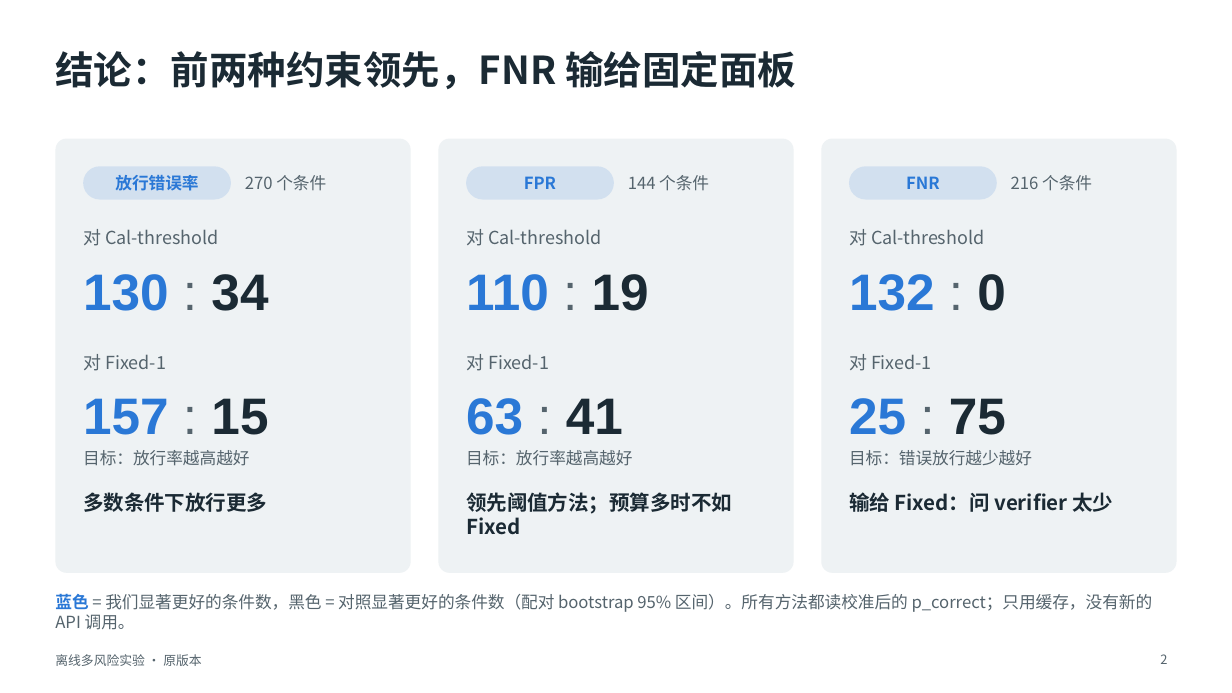
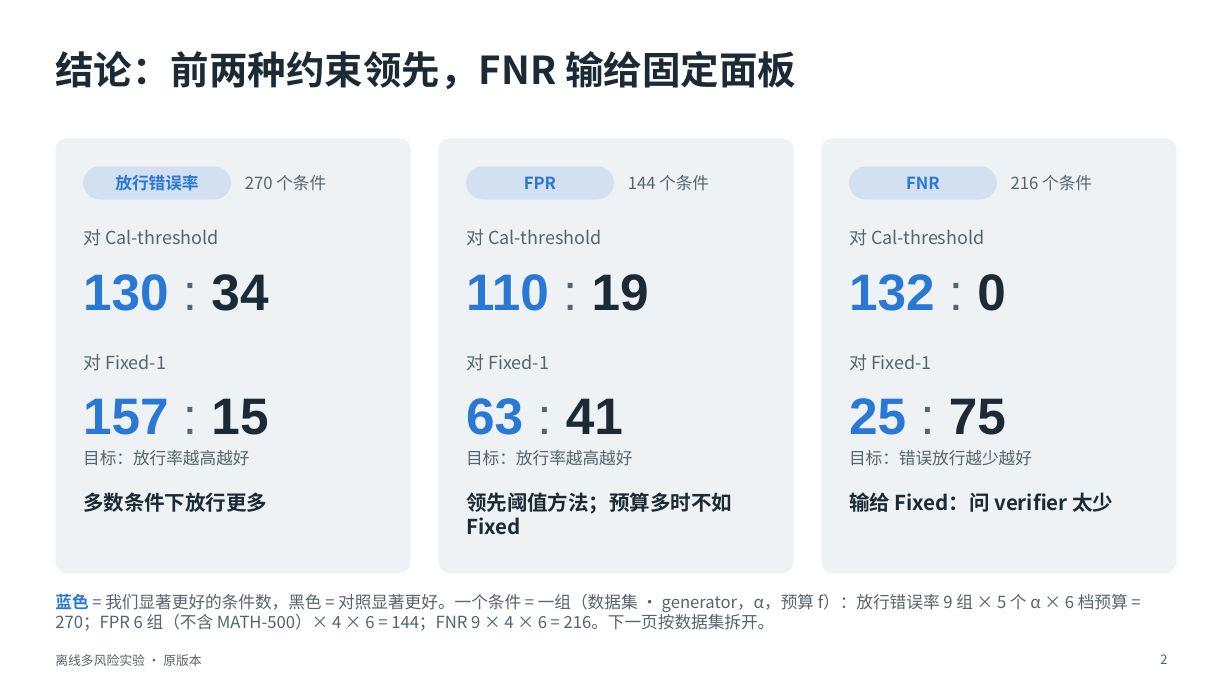
Before and after one commit to toz015/verification_generation_experiment, a slide deck: slide 2 of reports/offline_multirisk_20261116_calibrated/deck/离线多风险实验_原版本.pptx. Drawn at 1232x693 pixels with LibreOffice and Linux fonts; fonts in the diff are those of the drawing. Boxes give left, top, right and bottom in pixels: in the first picture for what was removed or moved away, otherwise in the second. Text is boxed around its words. In the diff, an @@ line names an element or a change of style, - is before the commit and + after.

```diff
--- a/reports/offline_multirisk_20261116_calibrated/deck/离线多风险实验_原版本.pptx
+++ b/reports/offline_multirisk_20261116_calibrated/deck/离线多风险实验_原版本.pptx
@@ text at bbox=[55, 594, 1128, 631]: text changed @@
-蓝色 = 我们显著更好的条件数，黑色 = 对照显著更好的条件数（配对 bootstrap 95% 区间）。所有方法都读校准后的 p_correct；只用缓存，没有新的 API 调用。
+蓝色 = 我们显著更好的条件数，黑色 = 对照显著更好。一个条件 = 一组（数据集 · generator，α，预算 f）：放行错误率 9 组 × 5 个 α × 6 档预算 = 270；FPR 6 组（不含 MATH-500）× 4 × 6 = 144；FNR 9 × 4 × 6 = 216。下一页按数据集拆开。
```
Also in this commit, not shown: 1 other slide changed, 1 slide added, 5 other files.
